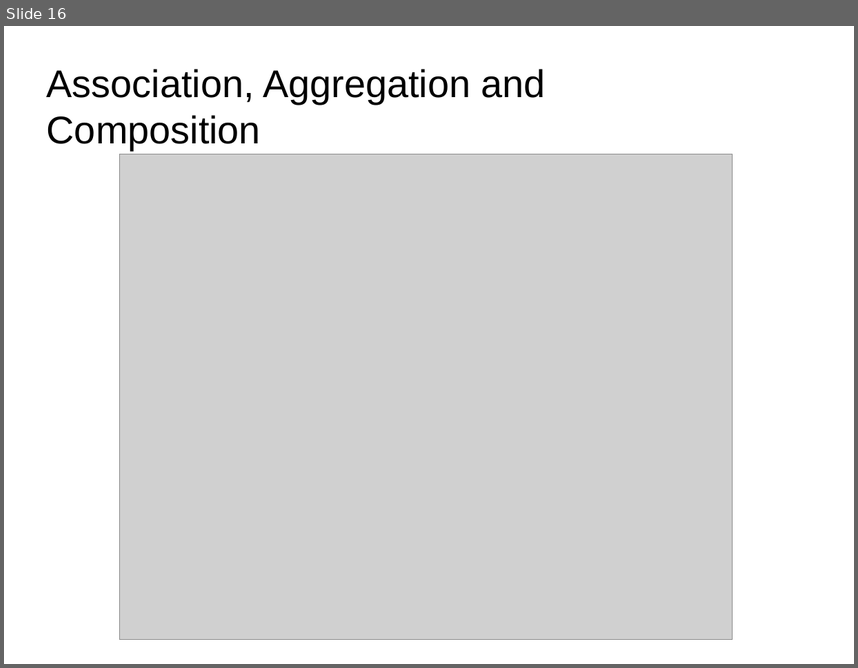
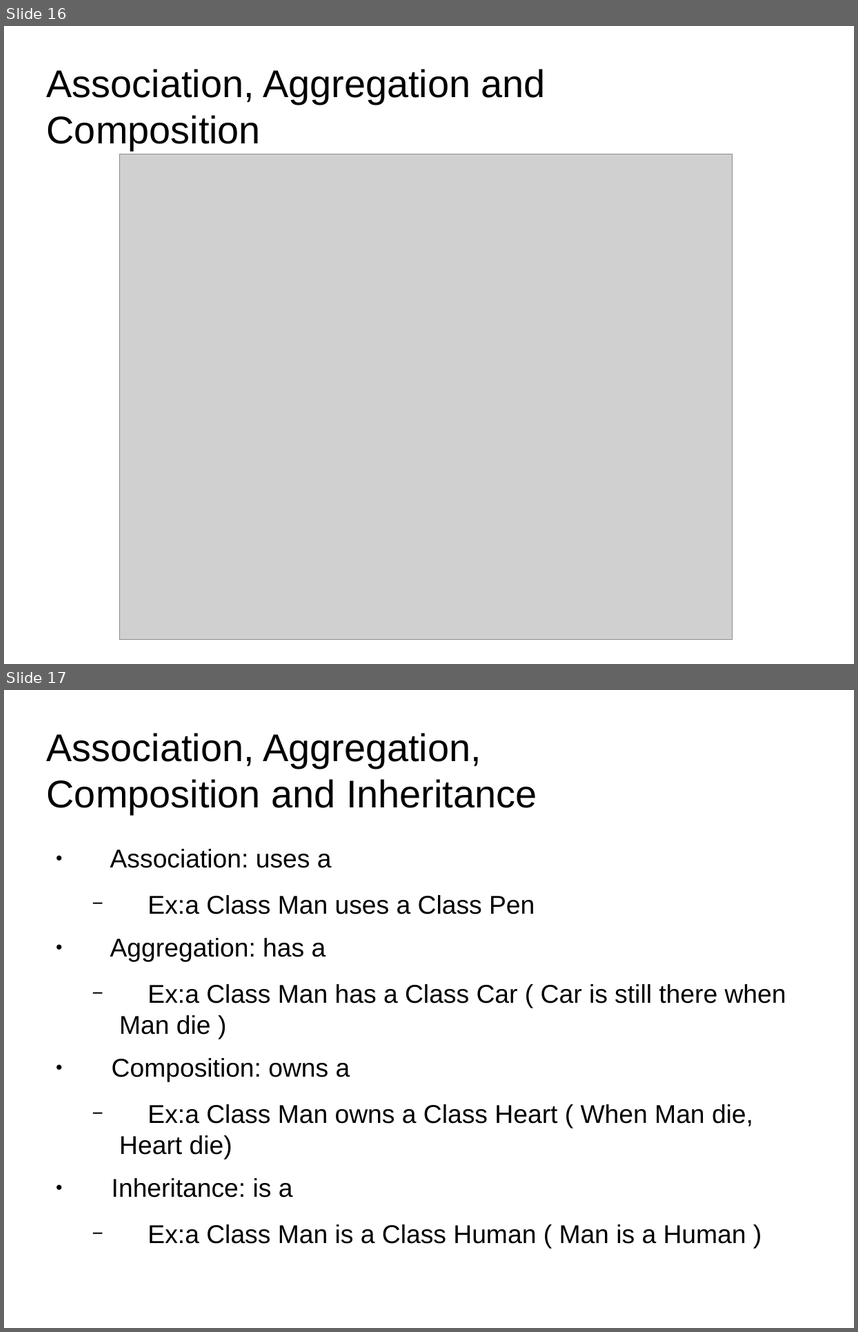
Before and after one commit to tanmayrajani/Internship_PreWork, a slide deck: OOP/OOP_Concepts.odp. Shown one above the other, each under a label of ours: slide 16 before the commit, slides 16 and 17 after it. The pictures are 858x668 and 858x1332 pixels, drawn with LibreOffice and Linux fonts; fonts in the diff are those of the drawing; grey boxes stand for pictures; background and template pictures are left out. Boxes give left, top, right and bottom in pixels: in the first picture for what was removed or moved away, otherwise in the second. Text is boxed around its words. In the diff, an @@ line names an element or a change of style, - is before the commit and + after.

```diff
--- a/OOP/OOP_Concepts.odp
+++ b/OOP/OOP_Concepts.odp
@@ slide 17 added at (4,690,854,1328), background picture (left out) @@
@@ title added at (47,733,537,814), 36 pt, text #000000 @@
+Association, Aggregation, Composition and Inheritance
@@ text added at (110,849,786,1243), 24.1 pt, text #000000 @@
+● Association: uses a
+  − Ex:a Class Man uses a Class Pen
+● Aggregation: has a
+  − Ex:a Class Man has a Class Car ( Car is still there when Man die )
+● Composition: owns a
+  − Ex:a Class Man owns a Class Heart ( When Man die, Heart die)
+● Inheritance: is a
+  − Ex:a Class Man is a Class Human ( Man is a Human )
```
Also in this commit, not shown: 1 other file.
